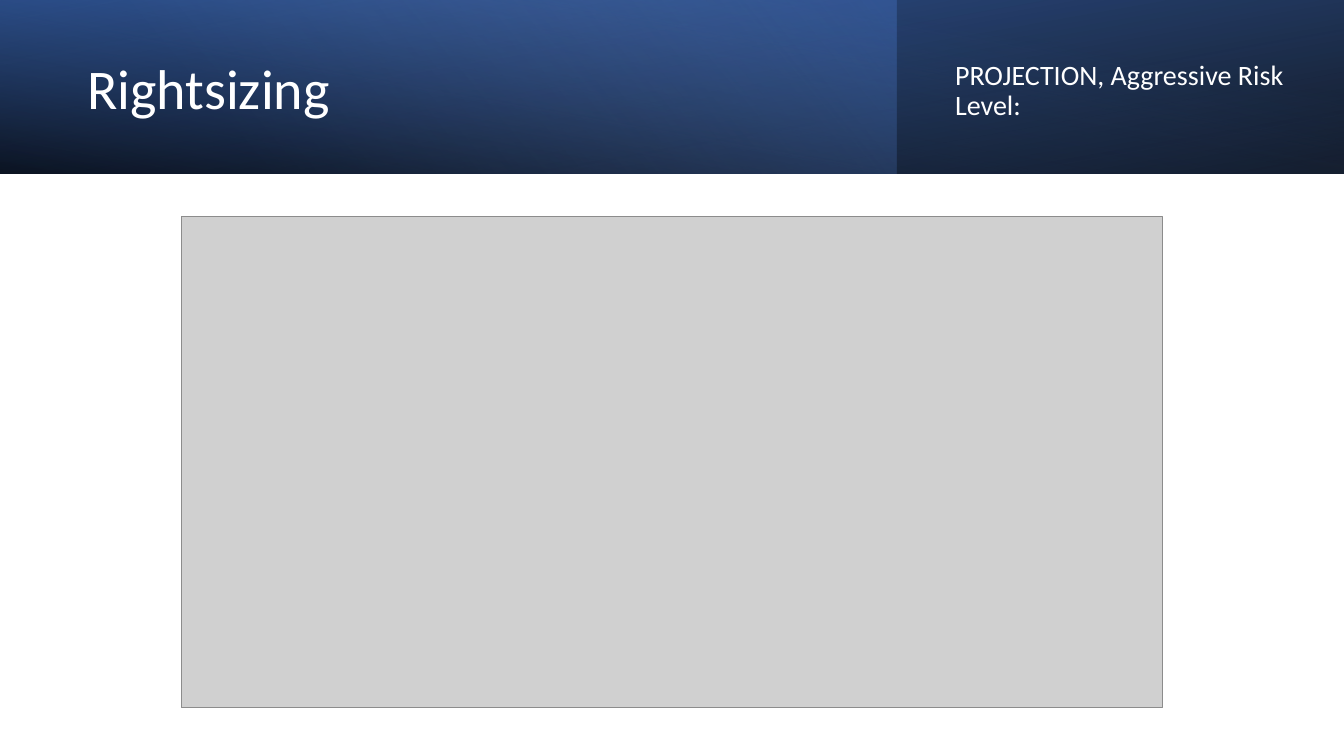
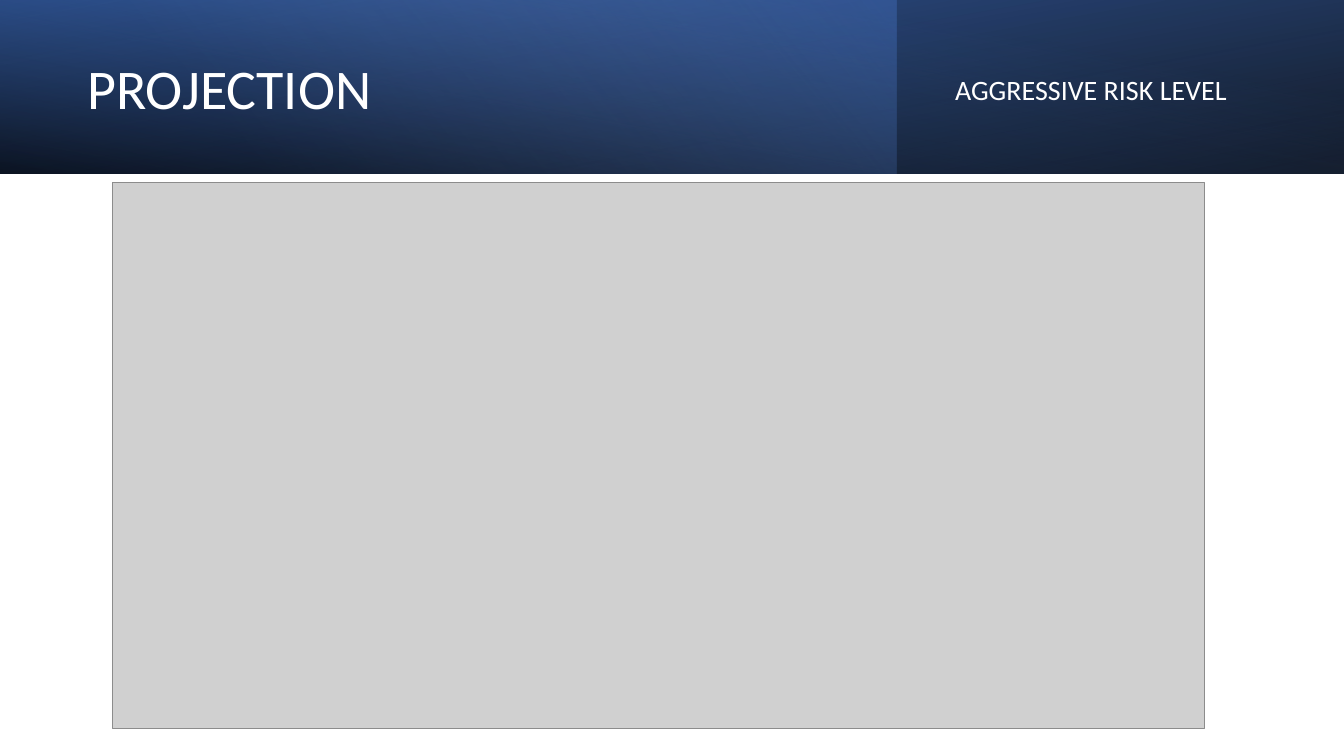
Before and after one commit to VMwareAria/VMwareAria.github.io, a slide deck: slide 4 of Presentations/Rightsizing[bgronas].pptx (slide 6 before the commit). Drawn at 1344x756 pixels with LibreOffice and Linux fonts; fonts in the diff are those of the drawing; grey boxes stand for pictures. Boxes give left, top, right and bottom in pixels: in the first picture for what was removed or moved away, otherwise in the second. Text is boxed around its words. In the diff, an @@ line names an element or a change of style, - is before the commit and + after.

```diff
--- a/Presentations/Rightsizing[bgronas].pptx
+++ b/Presentations/Rightsizing[bgronas].pptx
@@ title at bbox=[87, 72, 371, 110]: text changed @@
-Rightsizing
+PROJECTION
@@ subtitle at bbox=[955, 82, 1227, 100]: text changed @@
-PROJECTION, Aggressive Risk Level:
+AGGRESSIVE RISK LEVEL
@@ picture: place and size @@
-picture at bbox=[181, 217, 1164, 708]
+picture at bbox=[113, 182, 1205, 729]
```
Also in this commit, not shown: 4 other slides changed, 2 slides removed, 19 other files.
